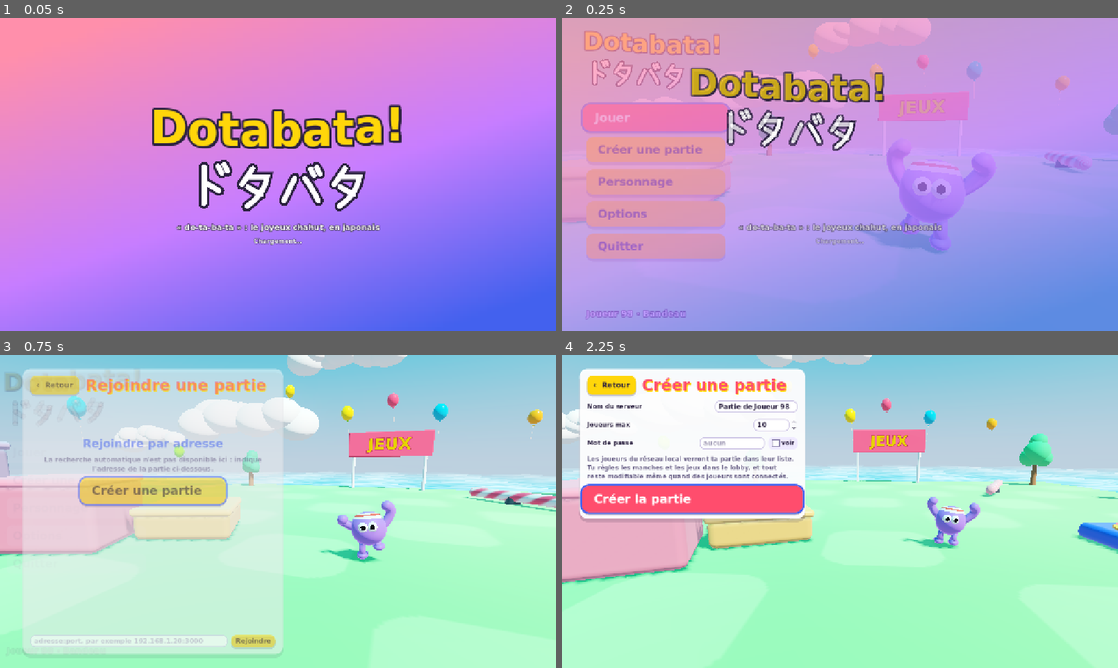
Above: before the commit, frames 1-4 (two rows, left to right).
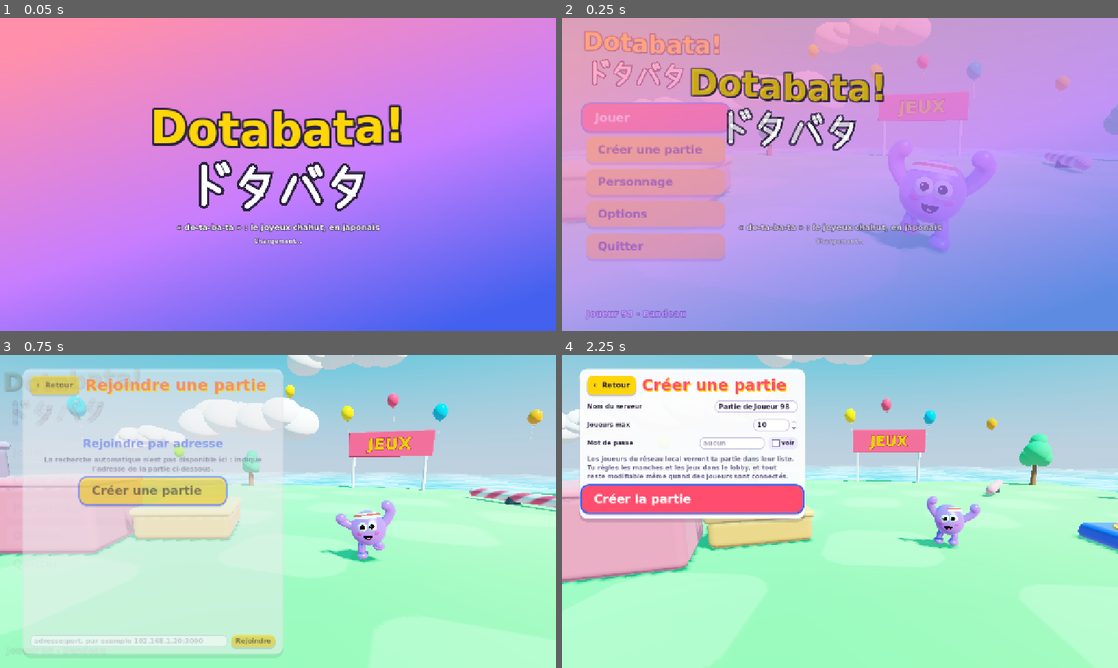
Above: after the commit, the same moments.

Repository: ThomasClouard/dotabata
Game: Godot game, scene res://main.tscn
Two runs of this game, one before a commit and one after it. Both use one fixed random seed, a clock stepped at 60 frames per second and the inputs below.
Inputs (mouse positions are in pixels of both pictures, inside the frame that each line leads up to):
- Up to frame 1 (0.05 s): no input
- Up to frame 2 (0.25 s): no input
- Up to frame 3 (0.75 s): click "Jouer" at 0.5 s
- Up to frame 4 (2.25 s): tap Enter (ui_accept) at 1.25, 1.52 s; move the mouse to (962, 495) at 1.27 s; hold Right (ui_right) 1.28-2 s; tap F at 1.35 s; click (962, 495) at 1.42 s; click "OK" at 2 s

Frame 1 is identical in both runs. In frame 2, 0.2% of the frame differs, in the area x 58-78%, y 41-75%; in frame 3, 0.4%; in frame 4, 0.5%, in the area x 60-75%, y 45-61%.

Commit message:
Personnages plus mous et plus expressifs (refonte visuelle, phase 1)
- corps déformé dans le shader : il traîne, se penche, se dandine et ballotte (ressort peu amorti)
- démarche en caoutchouc : genoux souples, pieds qui traînent, bras qui flottent, moulinets en chute
- écrasement à l'atterrissage avec poussière, étirement au décollage ; personnalité « floppy » par modèle
- visage : bouche selon l'état, joues roses, reflets dans les yeux, paupières, regard vers la caméra
- matière vinyle : ombre douce et chaude, vernis, contour lumineux
- outils de test : --vitrine=marche|course|saut, --fx=-ssr,-dof,… (coût de chaque effet)

Co-Authored-By: Claude Opus 5.5 <noreply@anthropic.com>

Diff:
--- a/godot/character/character.gd
+++ b/godot/character/character.gd
@@ -16,46 +16,54 @@
 		"y0": 0.5, "y1": 1.62, "radii": [[0.0, 0.21], [0.3, 0.27], [0.55, 0.22], [0.82, 0.25], [1.0, 0.2]], "cap": [0.22, 0.22],
 		"eye_t": 0.8, "eye_r": 0.105,
 		"arm": {"t": 0.62, "r": 0.07, "rest": [0.5, 0.62, 0.0], "reach": 0.8}, "leg": {"x": 0.12, "r": 0.07, "foot": 0.13, "stride": 1.0},
+		"floppy": 1.0,
 	},
 	"casquette": {
 		"y0": 0.42, "y1": 1.5, "radii": [[0.0, 0.3], [1.0, 0.3]], "cap": [0.3, 0.3],
 		"eye_t": 0.66, "eye_r": 0.115,
 		"arm": {"t": 0.5, "r": 0.085, "rest": [0.52, 0.55, 0.0], "reach": 0.7}, "leg": {"x": 0.14, "r": 0.085, "foot": 0.15, "stride": 1.0},
 		"acc": "casquette", "acc_y": 1.2, "acc_dead": [0.5, 0.12, -1.2],
+		"floppy": 0.9,
 	},
 	"spaghetti": {
 		"y0": 0.56, "y1": 1.72, "radii": [[0.0, 0.19], [0.4, 0.21], [1.0, 0.24]], "cap": [0.2, 0.24],
 		"eye_t": 0.84, "eye_r": 0.1,
 		"arm": {"t": 0.55, "r": 0.06, "rest": [0.55, 0.6, 0.0], "reach": 0.9}, "leg": {"x": 0.1, "r": 0.06, "foot": 0.12, "stride": 1.15},
+		"floppy": 1.5,
 	},
 	"hélice": {
 		"y0": 0.3, "y1": 1.14, "radii": [[0.0, 0.42], [1.0, 0.42]], "cap": [0.42, 0.42],
 		"eye_t": 0.68, "eye_r": 0.11,
 		"arm": {"t": 0.55, "r": 0.1, "rest": [0.6, 0.5, 0.0], "reach": 0.5}, "leg": {"x": 0.17, "r": 0.09, "foot": 0.14, "stride": 0.8},
 		"acc": "hélice", "acc_y": 0.72, "acc_dead": [0.3, 0.1, -1.2],
+		"floppy": 0.8,
 	},
 	"bouée": {
 		"y0": 0.42, "y1": 1.5, "radii": [[0.0, 0.25], [1.0, 0.27]], "cap": [0.25, 0.27],
 		"eye_t": 0.78, "eye_r": 0.1,
 		"arm": {"t": 0.6, "r": 0.085, "rest": [0.62, 0.98, 0.05], "reach": 0.55}, "leg": {"x": 0.13, "r": 0.085, "foot": 0.14, "stride": 1.0},
 		"acc": "bouée", "acc_y": 0.78, "acc_dead": [0.0, 0.12, 0.0],
+		"floppy": 1.0,
 	},
 	"crochet": {
 		"y0": 0.5, "y1": 1.72, "radii": [[0.0, 0.18], [0.5, 0.17], [0.8, 0.2], [1.0, 0.2]], "cap": [0.18, 0.2],
 		"eye_t": 0.86, "eye_r": 0.1,
 		"arm": {"t": 0.5, "r": 0.065, "rest": [0.5, 0.55, 0.0], "reach": 0.95}, "leg": {"x": 0.1, "r": 0.065, "foot": 0.12, "stride": 1.2},
+		"floppy": 1.3,
 	},
 	"bandeau": {
 		"y0": 0.3, "y1": 1.14, "radii": [[0.0, 0.42], [1.0, 0.42]], "cap": [0.42, 0.42],
 		"eye_t": 0.62, "eye_r": 0.105,
 		"arm": {"t": 0.55, "r": 0.1, "rest": [0.6, 0.5, 0.0], "reach": 0.5}, "leg": {"x": 0.17, "r": 0.09, "foot": 0.14, "stride": 0.8},
 		"acc": "bandeau", "acc_y": 0.72, "acc_dead": [0.0, -0.15, 0.0],
+		"floppy": 0.8,
 	},
 	"arche": {
 		"y0": 0.5, "y1": 1.08, "radii": [[0.0, 0.28], [1.0, 0.3]], "cap": [0.28, 0.3],
 		"eye_t": 0.55, "eye_r": 0.1,
 		"arm": {"t": 0.75, "r": 0.13, "rest": [0.62, 0.09, 0.12], "reach": 1.15, "lift": 0.5}, "leg": {"x": 0.13, "r": 0.09, "foot": 0.13, "stride": 0.7},
 		"arms_walk": true,
+		"floppy": 0.6,
 	},
 }
 
@@ -85,6 +93,11 @@
 static var _skin_sph: Mesh
 static var _box_mesh: Mesh
 static var _tubes_mesh: ArrayMesh
+static var _glint_mat: StandardMaterial3D
+static var _blush_mat: StandardMaterial3D
+static var _tongue_mat: StandardMaterial3D
+static var _lid_mesh: Mesh
+static var _bowl_mesh: Mesh
 
 var dead := false
 var hanging := false  # suspendu à une tyrolienne : bras tendus vers le câble, jambes ballantes
@@ -99,6 +112,7 @@
 var _pupils: Array[MeshInstance3D] = []
 var _propeller: Node3D
 var _skin := ShaderMaterial.new()
+var _lid_mat := StandardMaterial3D.new()  # paupières, couleur de peau (sans le revers assombri du shader de peau)
 var _skin_meshes: Array[Node3D] = []
 var _limbs: Array[Limb] = []
 var _hits: Array = []  # { p: Vector3, r: float, cur: float }
@@ -130,6 +144,22 @@
 var _pile_rx := 0.0
 var _pile_rz := 0.0
 var _ragdoll: Array[RigidBody3D] = []  # os simulés par Jolt après la mort (effets physiques activés)
+# —— corps mou ——
+var _floppy := 1.0  # personnalité : plus c'est grand, plus le corps et les bras ballottent
+var _bend := Vector2.ZERO  # décalage du haut du corps (x, z locaux), ressort peu amorti
+var _bend_v := Vector2.ZERO
+var _bsq := 1.0  # écrasement du corps (1 = neutre)
+var _land_sq := 0.0  # écrasement d'atterrissage, qui revient en ressort
+var _land_sq_v := 0.0
+# —— visage ——
+var _face := Node3D.new()  # bouche et joues (suivent le corps comme les yeux)
+var _face_c := Vector3.ZERO  # point d'ancrage du visage
+var _lids: Array[MeshInstance3D] = []
+var _lid := -1.1  # paupières : -1.1 ouvertes, 0 mi-closes, 1.57 fermées
+var _mouths := {}  # nom → nœud (sourire, rire, o, trait)
+var _mouth := ""
+var _glance := Vector2.ZERO  # coup d'œil aléatoire au repos
+var _glance_t := 1.0
 
 
 static func _statics() -> void:
@@ -144,6 +174,11 @@
 	_skin_sph = Shapes.sphere_part(1.0, 20, 12, 0.0, TAU, 0.0, PI, true)
 	_box_mesh = Shapes.box()
 	_tubes_mesh = _build_tubes()
+	_glint_mat = Gfx.flat(0xffffff)
+	_blush_mat = Gfx.mat(0xff2f6a, {"opacity": 0.55, "rough": 0.7})
+	_tongue_mat = Gfx.mat(0xff6b81, {"rough": 0.5})
+	_lid_mesh = Shapes.sphere_part(1.2, 20, 8, 0.0, TAU, 0.0, PI / 2.0)
+	_bowl_mesh = Shapes.sphere_part(1.0, 18, 6, 0.0, TAU, PI / 2.0, PI / 2.0)
 
 
 ## Les quatre membres dans un seul maillage : UV = (numéro d'anneau, angle), UV2.x = numéro du membre (1..4).
@@ -255,7 +290,42 @@
 	for j in m_seg:
 		nor[j] = Vector3.DOWN
 		nor[n_rings * m_seg + j] = Vector3.UP
-	return Shapes.build(pos, nor, PackedVector2Array(), idx, Transform3D.IDENTITY, true)
+	# UV2.x = -1 : sommets du corps, que le shader penche et écrase (voir _deform)
+	var m := Shapes.build(pos, nor, PackedVector2Array(), idx, Transform3D.IDENTITY, true)
+	var arrays := m.surface_get_arrays(0)
+	var uv2 := PackedVector2Array()
+	uv2.resize(pos.size())
+	uv2.fill(Vector2(-1, 0))
+	arrays[Mesh.ARRAY_TEX_UV2] = uv2
+	var out := ArrayMesh.new()
+	out.add_surface_from_arrays(Mesh.PRIMITIVE_TRIANGLES, arrays)
+	return out
+
+
+## Même déformation que le shader de peau (corps penché de _bend, écrasé de _bsq), pour un point du repère du
+## personnage : les yeux, la bouche, le chapeau et les épaules suivent ainsi le corps.
+func _deform(p: Vector3) -> Vector3:
+	var y0: float = _sp["y0"]
+	if p.y < y0:
+		return p
+	var h: float = _sp["y1"] - y0
+	var t := minf(1.0, (p.y - y0) / h)
+	var k := lerpf(1.0, 1.0 / sqrt(_bsq), sin(PI * t))
+	return Vector3(p.x * k + _bend.x * t * t, y0 + (p.y - y0) * _bsq, p.z * k + _bend.y * t * t)
+
+
+## Inclinaison du corps à la hauteur y (pente de la courbure).
+func _tilt_at(y: float) -> Basis:
+	var h: float = _sp["y1"] - _sp["y0"]
+	var t := clampf((y - _sp["y0"]) / h, 0.0, 1.0)
+	var slope := _bend * (2.0 * t / h)
+	return Basis.from_euler(Vector3(atan(slope.y), 0.0, -atan(slope.x)))
+
+
+## Nœud placé à l'origine du personnage dont le contenu est autour de `c` : il suit le corps comme s'il pivotait en `c`.
+func _follow_around(c: Vector3) -> Transform3D:
+	var b := _tilt_at(c.y)
+	return Transform3D(b, _deform(c) - b * c)
 
 
 func _init(color: int, kind: String) -> void:
@@ -277,6 +347,8 @@
 ## Change la couleur et, si besoin, reconstruit le personnage avec un autre modèle.
 func set_look(color: int, kind: String) -> void:
 	_skin.set_shader_parameter("albedo", Gfx.col(color))
+	_lid_mat.albedo_color = Gfx.col(color)
+	_lid_mat.roughness = 0.35
 	if not SPECS.has(kind):
 		kind = "haricot"
 	if kind == _kind:
@@ -291,7 +363,15 @@
 	_skin_meshes.clear()
 	_limbs.clear()
 	_pupils.clear()
+	_lids.clear()
+	_mouths.clear()
+	_mouth = ""
 	_propeller = null
+	_floppy = sp.get("floppy", 1.0)
+	_bend = Vector2.ZERO
+	_bend_v = Vector2.ZERO
+	_bsq = 1.0
+	_skin.set_shader_parameter("body_y", Vector2(sp["y0"], sp["y1"]))
 	_eye_y = sp["y0"] + sp["eye_t"] * (sp["y1"] - sp["y0"])
 	_shoulder_y = sp["y0"] + sp["arm"]["t"] * (sp["y1"] - sp["y0"])
 
@@ -307,8 +387,11 @@
 	_content.add_child(_limb_bones)
 	_limb_bones.visible = false
 	_eyes = Node3D.new()
+	_face = Node3D.new()
 	_build_eyes()
+	_build_face()
 	_content.add_child(_eyes)
+	_content.add_child(_face)
 	_hat = Node3D.new()
 	_content.add_child(_hat)
 	_hat.position = Vector3(0, sp.get("acc_y", 0.0), 0)
@@ -406,6 +489,62 @@
 		var eye := _add(_eyes, _sph_mesh, _white_mat, s * x, _eye_y, z, er)
 		var pupil := _add(eye, _sph_mesh, _dark_mat, 0, 0, 0.66, 0.5)
 		_pupils.append(pupil)
+		# reflet brillant, en haut à gauche de la pupille
+		var glint := _add(pupil, _sph_mesh, _glint_mat, -0.36, 0.38, 0.78, 0.26)
+		glint.cast_shadow = GeometryInstance3D.SHADOW_CASTING_SETTING_OFF
+		# paupière : calotte couleur de peau qui bascule devant l'œil (rotation x : -1.2 ouverte, 1.57 fermée)
+		var lid := Gfx.mesh(_lid_mesh, _lid_mat, 0, 0, 0, eye)
+		lid.rotation.x = _lid
+		_lids.append(lid)
+
+
+## Bouche (quatre formes, une seule visible) et joues roses, posées sur la surface du corps sous les yeux.
+func _build_face() -> void:
+	var er: float = _sp["eye_r"]
+	var my := _eye_y - er * 2.0
+	var surf := _radius_at(my)
+	var mz := _lean_at(my) + surf - er * 0.06
+	_face_c = Vector3(0, my, _lean_at(my))
+	var m := er * 0.95
+	var smile := Gfx.mesh(Shapes.torus_arc(m, m * 0.15, 6, 14, PI * 0.75, Transform3D(Basis(Vector3.BACK, -PI / 2.0 - PI * 0.375), Vector3(0, m * 0.7, 0))), _dark_mat, 0, my, mz, _face, false)
+	var laugh := Node3D.new()
+	laugh.position = Vector3(0, my + m * 0.15, mz)
+	_face.add_child(laugh)
+	_add(laugh, _bowl_mesh, _dark_mat, 0, 0, 0, m * 1.05, m * 1.05, m * 0.35)
+	_add(laugh, _sph_mesh, _tongue_mat, 0, -m * 0.62, m * 0.12, m * 0.42, m * 0.22, m * 0.2)
+	var o := _add(_face, _sph_mesh, _dark_mat, 0, my, mz, m * 0.42, m * 0.55, m * 0.2)
+	var line := _add(_face, _box_mesh, _dark_mat, 0, my + m * 0.1, mz, m * 1.1, m * 0.17, m * 0.12)
+	_mouths = {"sourire": smile, "rire": laugh, "o": o, "trait": line}
+	for k: String in _mouths:
+		_mouths[k].visible = false
+		_mouths[k].set_meta("s", _mouths[k].scale)
+	_set_mouth("sourire")
+	# joues roses
+	var cr := er * 0.62
+	var cy := my + er * 0.55
+	var cs := _radius_at(cy)
+	for s in [-1.0, 1.0]:
+		var cx: float = s * minf(cs * 0.8, er * 1.9)
+		var cz := _lean_at(cy) + sqrt(maxf(0.0, cs * cs - cx * cx)) - cr * 0.12
+		var cheek := _add(_face, _sph_mesh, _blush_mat, cx, cy, cz, cr, cr * 0.6, cr * 0.28)
+		cheek.rotation.y = asin(clampf(cx / maxf(cs, 0.01), -1.0, 1.0))
+		cheek.cast_shadow = GeometryInstance3D.SHADOW_CASTING_SETTING_OFF
+
+
+func _set_mouth(k: String) -> void:
+	if k == _mouth or not _mouths.has(k):
+		return
+	if _mouths.has(_mouth):
+		_mouths[_mouth].visible = false
+	_mouth = k
+	var n: Node3D = _mouths[k]
+	n.visible = true
+	# petit « pop » au changement d'expression
+	var base: Vector3 = n.get_meta("s")
+	n.scale = base
+	if n.is_inside_tree():
+		n.scale = base * 0.6
+		n.create_tween().tween_property(n, "scale", base, 0.18).set_trans(Tween.TRANS_BACK).set_ease(Tween.EASE_OUT)
 
 
 func _build_accessory() -> void:
@@ -499,6 +638,14 @@
 	for m in _skin_meshes:
 		m.visible = false
 	_eyes.visible = false
+	_face.visible = false
+	_bend = Vector2.ZERO
+	_bend_v = Vector2.ZERO
+	_bsq = 1.0
+	_land_sq = 0.0
+	_skin.set_shader_parameter("body_bend", Vector2.ZERO)
+	_skin.set_shader_parameter("body_squash", 1.0)
+	_eyes.transform = Transform3D.IDENTITY
 	_bones.visible = true
 	_limb_bones.visible = true
 	for l in _limbs:
@@ -574,6 +721,7 @@
 	for m in _skin_meshes:
 		m.visible = true
 	_eyes.visible = true
+	_face.visible = true
 	_bones.position = Vector3.ZERO
 	_bones.rotation = Vector3.ZERO
 	_hat.position = Vector3(0, _sp.get("acc_y", 0.0), 0)
@@ -622,10 +770,13 @@
 	var ph := _phase
 
 	# étirement / écrasement
-	if grounded and not _was_grounded:
-		_sq_v -= minf(5.0, 1.5 + absf(_last_vy) * 0.3)
+	if grounded and not _was_grounded and not dead:
+		_sq_v -= minf(3.5, 1.0 + absf(_last_vy) * 0.2)
+		_land_sq_v -= minf(4.0, 0.8 + absf(_last_vy) * 0.25)  # le corps s'écrase en flan, puis ballotte
+		if absf(_last_vy) > 6.0 and Particles.current and is_inside_tree():
+			Particles.current.dust(global_position, clampf(absf(_last_vy) / 14.0, 0.5, 1.3))
 	if not grounded and _was_grounded and vy > 1.0:
-		_sq_v += 3.5
+		_sq_v += 4.2  # étirement au décollage
 	_was_grounded = grounded
 	_last_vy = vy
 	_sq_v += ((1.0 - _sq) * 220.0 - _sq_v * 13.0) * dt
@@ -644,11 +795,37 @@
 		_update_dead(dt)
 	else:
 		var dn := 1.0 if dance else 0.0
+		var fl := _floppy
+		var hgt: float = sp["y1"] - sp["y0"]
 		var bob := absf(sin(ph)) * 0.07 * k if grounded else 0.0
 		_pivot.position.y = CENTER + bob + dn * absf(sin(_time * 7.0)) * 0.12
-		_pivot.rotation = Vector3(k * 0.2 + _spin, 0, sin(ph) * 0.14 * k + dn * sin(_time * 7.0) * 0.2)
-		_hat.rotation.x = sin(ph * 2.0) * 0.06 * k - clampf(az * 0.003, -0.2, 0.2)
-		_hat.rotation.z = clampf(ax * 0.003, -0.2, 0.2)
+		_pivot.rotation = Vector3(k * 0.16 + _spin, 0, sin(ph) * 0.12 * k + dn * sin(_time * 7.0) * 0.2)
+		var hat_rot := Vector3(sin(ph * 2.0) * 0.06 * k - clampf(az * 0.003, -0.2, 0.2), 0.0, clampf(ax * 0.003, -0.2, 0.2))
+
+		# corps mou : le haut traîne derrière les accélérations, se penche en courant, se dandine à chaque pas,
+		# puis ballotte en ressort peu amorti
+		var bt := Vector2(-ax, -az) * 0.0045 * hgt * fl
+		bt.y += k * 0.07 * hgt
+		if grounded:
+			bt.x -= sin(ph) * 0.07 * k * fl * hgt
+		bt.x += sin(_time * 1.1) * 0.015 * hgt * (1.0 - k) + dn * sin(_time * 7.0) * 0.12 * hgt
+		_bend_v += ((bt - _bend) * (55.0 / fl) - _bend_v * (4.0 + 2.0 / fl)) * dt
+		_bend = (_bend + _bend_v * dt).limit_length(0.4 * hgt)
+		# écrasement : petit tassement à chaque appui, respiration au repos, ressort d'atterrissage
+		_land_sq_v += (-_land_sq * 160.0 - _land_sq_v * 9.0) * dt
+		_land_sq = clampf(_land_sq + _land_sq_v * dt, -0.3, 0.25)
+		var step := pow(absf(cos(ph)), 4.0) * 0.08 * k * fl if grounded else 0.0
+		_bsq = 1.0 - step + sin(_time * 2.4) * 0.02 * (1.0 - k) + _land_sq
+		_skin.set_shader_parameter("body_bend", _bend)
+		_skin.set_shader_parameter("body_squash", _bsq)
+		var eye_c := Vector3(0, _eye_y, _lean_at(_eye_y))
+		_eyes.transform = _follow_around(eye_c)
+		_face.transform = _follow_around(_face_c)
+		var hat_y: float = sp.get("acc_y", 0.0)
+		var hat_c := Vector3(0, hat_y, _lean_at(hat_y))
+		_hat.transform = Transform3D(_tilt_at(hat_y) * Basis.from_euler(hat_rot), Vector3(0, hat_y, 0) + _deform(hat_c) - hat_c)
+		for l in _limbs:
+			l.anchor = _deform(l.anchor0)
 
 		var leg: Dictionary = sp["leg"]
 		var arm: Dictionary = sp["arm"]
@@ -669,10 +846,12 @@
 				elif tumble:
 					target = Vector3(s * 0.3, 0.3 + sin(_time * 15.0 + s) * 0.2, cos(_time * 13.0 + s) * 0.3)
 				elif grounded:
-					target = Vector3(s * lx, fy + maxf(0.0, sin(lp)) * 0.32 * k * sd + dn * maxf(0.0, sin(_time * 7.0 + s)) * 0.2, -cos(lp) * 0.44 * k * sd)
+					var lift := maxf(0.0, sin(lp))
+					# pied qui se lève en s'écartant un peu (dandinement), et qui traîne derrière le corps
+					target = Vector3(s * (lx + lift * 0.05 * k * fl), fy + lift * 0.32 * k * sd + dn * maxf(0.0, sin(_time * 7.0 + s)) * 0.2, -cos(lp) * 0.44 * k * sd)
 				else:
 					target = Vector3(s * (lx + 0.05), fy + 0.13 + sin(_time * 13.0 + s * 2.0) * 0.09, -0.1 + s * 0.14 * sin(_time * 9.0))
-				l.pos = l.pos.lerp(target, 1.0 - exp(-28.0 * dt))
+				l.pos = l.pos.lerp(target, 1.0 - exp(-(22.0 / fl) * dt))
 			else:
 				if hanging:
 					target = Vector3(s * 0.14, sy + 1.2, 0.0)  # mains au câble
@@ -683,35 +862,67 @@
 				elif charging:
 					target = Vector3(s * 0.2, sy - 0.05, 0.5)
 				elif not grounded and vy < -3.0:
-					target = Vector3(s * 0.62, sy + 0.5, 0)  # bras en l'air en tombant
+					# chute : les bras moulinent
+					var w := _time * 16.0 + s * 1.6
+					target = Vector3(s * 0.58, sy + 0.35 + sin(w) * 0.35, cos(w) * 0.35)
 				elif not grounded:
 					target = Vector3(s * 0.72, sy - 0.05, 0)
 				elif arms_walk:
 					target = Vector3(s * rest[0], rest[1] + maxf(0.0, -sin(lp)) * 0.25 * k, rest[2] + cos(lp) * 0.4 * k)  # mains qui marchent
 				else:
-					target = Vector3(s * rest[0], rest[1], rest[2] + cos(lp) * 0.34 * k)
-				# ressort sous-amorti : les bras traînent et rebondissent avec l'inertie
-				var a := (target - l.pos) * 110.0
-				a.x -= l.vel.x * 8.0 + ax * 0.55
-				a.y -= l.vel.y * 8.0 + ay * 0.3
-				a.z -= l.vel.z * 8.0 + az * 0.55
+					target = Vector3(s * (rest[0] + 0.06 * k), rest[1] + absf(cos(lp)) * 0.06 * k, rest[2] + cos(lp) * 0.42 * k)
+				# ressort sous-amorti : les bras traînent, flottent et rebondissent avec l'inertie
+				var a := (target - l.pos) * (70.0 / fl)
+				a.x -= l.vel.x * 5.5 + ax * 0.6
+				a.y -= l.vel.y * 5.5 + ay * 0.35
+				a.z -= l.vel.z * 5.5 + az * 0.6
 				l.vel += a * dt
 				l.pos += l.vel * dt
 				var d := l.pos - l.anchor
 				if d.length() > reach:
 					l.pos = l.anchor + d.normalized() * reach
 
-		# yeux : clignement, pupilles qui ballottent, tournis pendant le roulé-boulé
+		# expression : bouche selon l'état, paupières (clignement, regard concentré), pupilles qui ballottent,
+		# regardent la caméra ou jettent un coup d'œil autour au repos, tournis pendant le roulé-boulé
+		if tumble or (not grounded and vy < -4.0):
+			_set_mouth("o")
+		elif dance:
+			_set_mouth("rire")
+		elif charging:
+			_set_mouth("trait")
+		else:
+			_set_mouth("sourire")
 		_blink -= dt
 		if _blink < -0.12:
 			_blink = 1.5 + randf() * 4.0
-		_eyes.scale.y = 0.15 if _blink < 0.0 else 1.0
-		_eyes.position.y = _eye_y * 0.85 if _blink < 0.0 else 0.0
+		var lid_target := -1.45
+		if _blink < 0.0:
+			lid_target = 1.57
+		elif charging:
+			lid_target = -0.35
+		elif k > 0.85:
+			lid_target = -1.05
+		_lid += (lid_target - _lid) * minf(1.0, dt * 28.0)
+		for lid in _lids:
+			lid.rotation.x = _lid
+		_glance_t -= dt
+		if _glance_t < 0.0:
+			_glance_t = 1.5 + randf() * 2.5
+			_glance = Vector2.ZERO if randf() < 0.4 else Vector2(randf_range(-0.32, 0.32), randf_range(-0.15, 0.2))
+		var look := _glance
+		if k < 0.3 and _glance == Vector2.ZERO and is_inside_tree():
+			var cam := get_viewport().get_camera_3d()
+			if cam:
+				var to_cam := _eyes.global_transform.affine_inverse() * cam.global_position - eye_c
+				if to_cam.z > 0.2:
+					to_cam = to_cam.normalized()
+					look = Vector2(to_cam.x, to_cam.y) * 0.45
 		for i in _pupils.size():
 			if tumble:
 				_pupils[i].position = Vector3(cos(_time * 20.0 + i * 2.0) * 0.4, sin(_time * 20.0 + i * 2.0) * 0.4, 0.55)
 			else:
-				_pupils[i].position = Vector3(clampf(-ax * 0.008, -0.35, 0.35) + 0.1 + sin(_time * 0.7) * 0.1, 0.08 + clampf(-ay * 0.006, -0.35, 0.35), 0.66)
+				var want := Vector3(clampf(-ax * 0.008 + look.x, -0.38, 0.38), clampf(0.06 - ay * 0.006 + look.y, -0.35, 0.35), 0.66)
+				_pupils[i].position = _pupils[i].position.lerp(want, 1.0 - exp(-14.0 * dt))
 	if _propeller:
 		_propeller.rotation.y += dt * (6.0 + speed * 4.0)
 
@@ -749,7 +960,10 @@
 		var mid := (l.anchor + l.pos) * 0.5
 		if not dead:
 			if l.leg:
-				mid.z += 0.12
+				# genou souple : il avance quand le pied se lève, et part un peu de côté (jambes en caoutchouc)
+				var up := clampf((l.pos.y - _sp["leg"]["foot"] * 0.55) / 0.3, 0.0, 1.0)
+				mid.z += 0.08 + up * 0.16
+				mid.x += l.side * (0.02 + up * 0.04) * _floppy
 			else:
 				mid.x += l.side * 0.13
 				mid.y += lift
--- a/godot/gfx/environment.gd
+++ b/godot/gfx/environment.gd
@@ -112,6 +112,20 @@
 	vp.screen_space_aa = Viewport.SCREEN_SPACE_AA_FXAA if q >= 1 and forward_plus and not msaa else Viewport.SCREEN_SPACE_AA_DISABLED
 	if Config.args.has("scale"):
 		vp.scaling_3d_scale = float(Config.args["scale"])
+	# mesure du coût de chaque effet : --fx=-ssr,-dof,-ssao,-msaa,-glow,-shadows
+	var off := str(Config.args.get("fx", "")).split(",", false)
+	if off.has("-ssr"):
+		env.ssr_enabled = false
+	if off.has("-dof"):
+		_cam_attr.dof_blur_far_enabled = false
+	if off.has("-ssao"):
+		env.ssao_enabled = false
+	if off.has("-msaa"):
+		vp.msaa_3d = Viewport.MSAA_DISABLED
+	if off.has("-glow"):
+		env.glow_enabled = false
+	if off.has("-shadows"):
+		sun.shadow_enabled = false
 	var plane := PlaneMesh.new()
 	plane.size = Vector2(900, 900)
 	var sub: int = [60, 110, 200 if forward_plus else 140][q]
--- a/godot/gfx/particles.gd
+++ b/godot/gfx/particles.gd
@@ -3,6 +3,8 @@
 ## Particules légères : un seul MultiMesh de petites boules (confettis, débris, fumée, étincelles).
 
 const CAP := 700
+
+static var current: Particles = null  # celles de Main, pour les petits effets des personnages (poussière)
 
 var _pos := PackedVector3Array()
 var _vel := PackedVector3Array()
@@ -17,6 +19,7 @@
 
 
 func _ready() -> void:
+	current = self
 	_pos.resize(CAP)
 	_vel.resize(CAP)
 	_life.resize(CAP)
@@ -87,3 +90,12 @@
 		var sc := _size[i] * minf(1.0, (_life[i] / _max[i]) * 2.5)
 		var b := Basis.from_euler(Vector3(_spin[i] + _life[i] * 6.0, _spin[i] * 2.0 + _life[i] * 4.0, 0.0)).scaled(Vector3(sc, sc, sc))
 		mm.set_instance_transform(i, Transform3D(b, p))
+
+
+## Petit nuage de poussière en anneau au sol (atterrissage, dérapage).
+func dust(p: Vector3, strength := 1.0) -> void:
+	var n := int(6 + 6 * strength)
+	for i in n:
+		var a := (float(i) + randf() * 0.5) / n * TAU
+		var s := (1.6 + randf() * 1.4) * strength
+		emit(p.x + cos(a) * 0.18, p.y + 0.06, p.z + sin(a) * 0.18, cos(a) * s, 0.3 + randf() * 0.5, sin(a) * s, 0xf4efe6 if i % 2 else 0xe3d9c6, 0.16 + 0.08 * strength, 0.35 + randf() * 0.2, -0.8)
--- a/godot/gfx/shaders/skin.gdshader
+++ b/godot/gfx/shaders/skin.gdshader
@@ -1,7 +1,7 @@
 shader_type spatial;
 render_mode cull_disabled;
-// Peau des personnages : efface les fragments situés dans les sphères d'impact (liseré foncé au bord)
-// et déforme les membres en tubes de Bézier directement dans le vertex shader.
+// Peau des personnages, façon jouet en vinyle : efface les fragments situés dans les sphères d'impact (liseré foncé
+// au bord), déforme les membres en tubes de Bézier et le corps (penché, écrasé) directement dans le vertex shader.
 
 uniform vec3 albedo : source_color = vec3(1.0);
 uniform vec4 hits[12];
@@ -10,10 +10,26 @@
 uniform vec3 limb_c[4];
 uniform vec3 limb_e[4];
 uniform vec2 limb_r[4];
+// corps (sommets marqués UV2.x = -1) : hauteurs y0, y1, décalage du haut (courbe en t²), écrasement (1 = neutre)
+uniform vec2 body_y = vec2(0.5, 1.6);
+uniform vec2 body_bend = vec2(0.0);
+uniform float body_squash = 1.0;
 
 varying vec3 wpos;
 
 void vertex() {
+	if (UV2.x < -0.5) {
+		float h = body_y.y - body_y.x;
+		float t = clamp((VERTEX.y - body_y.x) / h, 0.0, 1.0);
+		// écrasement à volume à peu près constant : plus bas, plus large au milieu
+		float k = mix(1.0, inversesqrt(body_squash), sin(PI * t));
+		VERTEX.xz *= k;
+		VERTEX.y = body_y.x + (VERTEX.y - body_y.x) * body_squash;
+		VERTEX.xz += body_bend * (t * t);
+		// la normale suit la pente de la courbure (décalage horizontal dérivé selon y)
+		NORMAL.y -= dot(NORMAL.xz, body_bend) * 2.0 * t / h;
+		NORMAL = normalize(NORMAL);
+	}
 	int li = int(UV2.x + 0.5);
 	if (li > 0) {
 		vec3 a = limb_a[li - 1];
@@ -75,8 +91,21 @@
 		col *= 0.3;
 	}
 	ALBEDO = col;
-	ROUGHNESS = 0.55;
+	ROUGHNESS = 0.35;
 	SPECULAR = 0.5;
-	RIM = 0.25;
-	RIM_TINT = 0.6;
+	// contour lumineux bleuté (lumière du ciel qui rase les bords), visible même à l'ombre
+	float fres = pow(1.0 - clamp(dot(NORMAL, VIEW), 0.0, 1.0), 3.0);
+	EMISSION = vec3(0.55, 0.75, 1.0) * fres * 0.22 * (FRONT_FACING ? 1.0 : 0.0) * (1.0 - edge);
 }
+
+// Éclairage « vinyle » : la lumière déborde dans l'ombre avec une teinte chaude (comme une matière un peu
+// translucide), et un reflet net de vernis.
+void light() {
+	float ndl = dot(NORMAL, LIGHT);
+	float wrap = clamp((ndl + 0.5) / 1.5, 0.0, 1.0);
+	vec3 warm = mix(vec3(1.0, 0.55, 0.5), vec3(1.0), smoothstep(0.0, 0.6, wrap));
+	DIFFUSE_LIGHT += wrap * warm * ATTENUATION * LIGHT_COLOR / PI;
+	vec3 hv = normalize(VIEW + LIGHT);
+	float spec = pow(max(dot(NORMAL, hv), 0.0), 80.0) * smoothstep(0.0, 0.15, ndl);
+	SPECULAR_LIGHT += vec3(spec) * ATTENUATION * LIGHT_COLOR * 0.35;
+}
--- a/godot/scenes/menu_scene.gd
+++ b/godot/scenes/menu_scene.gd
@@ -80,7 +80,14 @@
 	var target := _face_camera()
 	if shot == "personnage":
 		target += sin(_t * 0.6) * 0.5 + _spin
+	# aperçu des animations (tests) : --vitrine=marche|course|saut, --vitrine-angle=1.57 (vue de profil)
+	var mode := str(Config.args.get("vitrine", ""))
+	if mode != "":
+		target = _face_camera() + float(Config.args.get("vitrine-angle", "0"))
+		if mode == "saut" and grounded and fmod(_t, 1.4) < dt:
+			_vy = 8.0
 	_yaw = _yaw + atan2(sin(target - _yaw), cos(target - _yaw)) * (1.0 - exp(-6.0 * dt))
 	showcase.position = SPOT + Vector3(0, _y, 0)
 	showcase.rotation.y = _yaw
-	showcase.update(dt, 0.0, _vy, grounded, false, false, shot != "personnage" and grounded)
+	var speed: float = {"marche": 3.0, "course": 7.0}.get(mode, 0.0)
+	showcase.update(dt, speed, _vy, grounded, false, false, mode == "" and shot != "personnage" and grounded)
